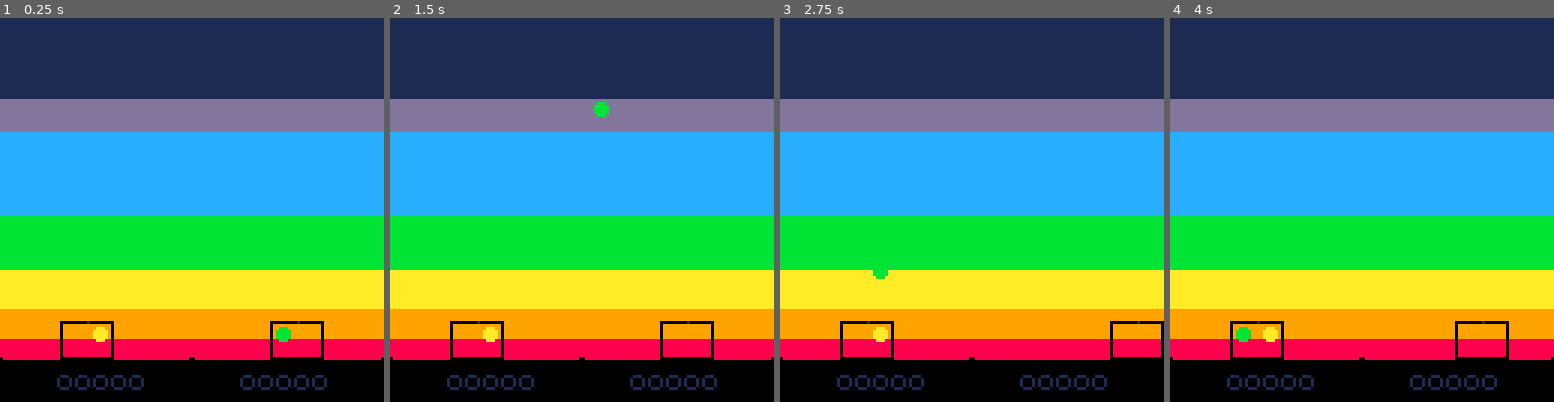
Above: before the commit, frames 1-4 (left to right).
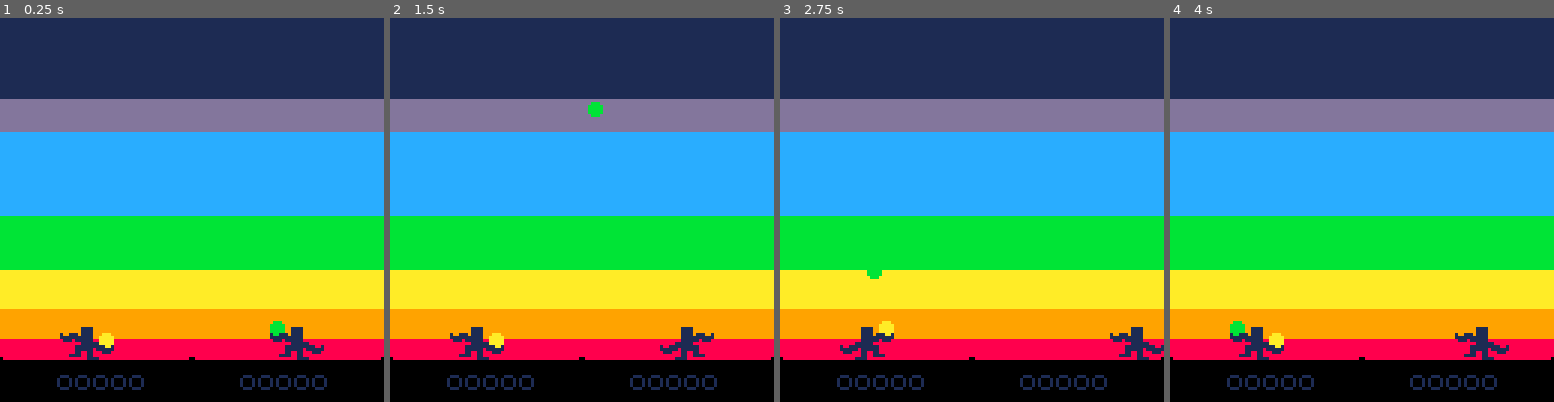
Above: after the commit, the same moments.

Repository: aylanonsense/juggle-panic
Game: PICO-8 cartridge cart.p8
Two runs of this game, one before a commit and one after it. Both use one fixed random seed, a clock stepped at 60 frames per second and the inputs below.
Inputs:
- Up to frame 1 (0.25 s): no input
- Up to frame 2 (1.5 s): tap X (X key) at 0.33, 1.07 s; tap O (Z key) at 0.7 s
- Up to frame 3 (2.75 s): hold Right 1.6-2.1 s; tap O (Z key) at 1.7, 2.1, 2.5 s; tap X (X key) at 1.85 s; hold Up 2.15-2.42 s; hold Right from 2.47 s (still down)
- Up to frame 4 (4 s): tap O (Z key) at 2.9, 3.3, 3.7 s; tap X (X key) at 2.97 s; release Right at 3.03 s; hold Left 3.08-3.58 s; hold Down 3.63-3.97 s

The runs differ from the first frame. In frame 1, 1.8% of the frame differs, in the area x 15-85%, y 78-90%; in frame 2, 1.9%, in the area x 15-85%, y 21-90%; in frame 3, 1.8%; in frame 4, 1.8%.

Commit message:
Catch and throw animations

Diff:
--- a/cart.p8
+++ b/cart.p8
@@ -2,6 +2,8 @@
 version 16
 __lua__
 
+local scene_frame
+
 local buttons
 local button_presses
 local button_releases
@@ -11,6 +13,8 @@
 local dropped_balls
 
 function _init()
+	scene_frame=0
+
 	-- initialize inputs
 	buttons={{},{}}
 	button_presses={{},{}}
@@ -28,6 +32,7 @@
 function _update()
 	-- skip_frame=(skip_frame+1)%10
 	-- if skip_frame>0 then return end
+	scene_frame=increment_counter(scene_frame)
 	-- keep track of inputs (because btnp repeats presses)
 	local p
 	for p=1,2 do
@@ -68,16 +73,16 @@
 	pset(63,113,0)
 	pset(64,113,0)
 	pset(127,113,0)
+	-- draw all the balls
+	local ball
+	for ball in all(balls) do
+		draw_ball(ball)
+		pal()
+	end
 	-- draw all the players
 	local player
 	for player in all(players) do
 		draw_player(player)
-		pal()
-	end
-	-- draw all the balls
-	local ball
-	for ball in all(balls) do
-		draw_ball(ball)
 		pal()
 	end
 	-- draw score
@@ -109,6 +114,10 @@
 		x=ternary(player_num==1,29,99),
 		y=101,
 		vx=0,
+		pose="wiggle",
+		pose_flipped=false,
+		anim_frames=0,
+		wiggle_frames=0,
 		min_bound=ternary(player_num==1,9,73),
 		max_bound=ternary(player_num==1,55,119),
 		left_hand=nil,
@@ -127,6 +136,17 @@
 function update_player(self)
 	self.vx=ternary(buttons[self.button_index][1],1,0)-ternary(buttons[self.button_index][0],1,0)
 	self.x=mid(self.min_bound,self.x+self.vx,self.max_bound)
+	self.anim_frames=max(0,self.anim_frames-1)
+	if self.anim_frames<=0 then
+		self.pose="wiggle"
+	end
+	self.wiggle_frames+=1
+	if self.wiggle_frames>ternary(self.vx==0,20,5) then
+		self.wiggle_frames=0
+		if self.pose=="wiggle" then
+			self.pose_flipped=not self.pose_flipped
+		end
+	end
 	-- catch balls
 	local ball
 	for ball in all(balls) do
@@ -135,26 +155,31 @@
 				self.left_hand=ball
 				ball.held_by=self
 				self.most_recent_catch_hand="left_hand"
+				self.pose="catch"
+				self.pose_flipped=true
+				self.anim_frames=15
 			elseif not self.right_hand and ball.x==mid(self.x,ball.x,self.x+9) then
 				self.right_hand=ball
 				ball.held_by=self
 				self.most_recent_catch_hand="right_hand"
+				self.pose="catch"
+				self.pose_flipped=false
+				self.anim_frames=15
 			end
 		end
 	end
-	-- local i
-	-- for i=1,#balls do
-	-- 	local ball=balls[i]
-
+	-- update pose
+	-- if self.vx==0 then
+	-- 	self.pose=ternary(scene_frame%40<20,"wiggle_left","wiggle_right")
+	-- else
+	-- 	self.pose=ternary(scene_frame%10<5,"wiggle_left","wiggle_right")
 	-- end
-	-- update held balls
+	-- update held balls x-positions
 	if self.left_hand then
-		self.left_hand.x=self.x-5
-		self.left_hand.y=105
+		self.left_hand.x=self.x-7
 	end
 	if self.right_hand then
-		self.right_hand.x=self.x+4
-		self.right_hand.y=105
+		self.right_hand.x=self.x+6
 	end
 	-- throw balls
 	if button_presses[self.button_index][4] then
@@ -178,18 +203,47 @@
 		-- throw the ball
 		if throwing_hand then
 			local thrown_ball=self[throwing_hand]
+			thrown_ball.y=105
 			thrown_ball.vy=-5
 			thrown_ball.vx=ternary(self.player_num==1,1,-1)
 			self[throwing_hand]=nil
 			thrown_ball.held_by=nil
 			thrown_ball.catchable_by_player_num=3-self.player_num
+			self.pose="throw"
+			self.pose_flipped=(throwing_hand=="right_hand")
+			self.anim_frames=15
+		end
+	end
+	-- update held balls y-positions
+	if self.left_hand then
+		if self.pose=="catch" then
+			self.left_hand.y=ternary(self.pose_flipped,108,102)
+		else
+			self.left_hand.y=ternary(self.pose_flipped,107,103)
+		end
+	end
+	if self.right_hand then
+		if self.pose=="catch" then
+			self.right_hand.y=ternary(self.pose_flipped,102,108)
+		else
+			self.right_hand.y=ternary(self.pose_flipped,103,107)
 		end
 	end
 end
 
 function draw_player(self)
-	rect(self.x-8.5,self.y+0.5,self.x+8.5,self.y+12.5,0)
-	pset(self.x+0.5,self.y+0.5,1)
+	-- rect(self.x-8.5,self.y+0.5,self.x+8.5,self.y+12.5,0)
+	-- pset(self.x+0.5,self.y+0.5,1)
+	-- pal(1,0)
+	local sy
+	if self.pose=="wiggle" then
+		sy=6
+	elseif self.pose=="throw" then
+		sy=20
+	elseif self.pose=="catch" then
+		sy=34
+	end
+	sspr(0,sy,18,14,self.x-8.5,self.y-0.5,18,14,self.pose_flipped)
 end
 
 
@@ -236,9 +290,57 @@
 	return condition and if_true or if_false
 end
 
-…(6 lines of a section not shown)…
+-- increment a counter, wrapping to 20000 if it risks overflowing
+function increment_counter(n)
+	return n+ternary(n>32000,-12000,1)
+end
+…(50 lines of a section not shown)…
Not shown, changed: 42 lines of the sprite sheet (__gfx__) section of cart.p8
